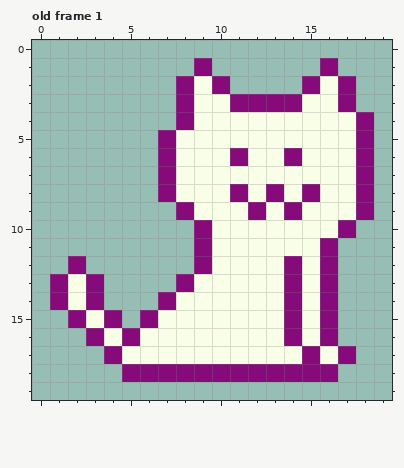
Pixel-art file: assets/aseprite/kitty.aseprite. This is how it looked before the edit.
20x20 pixels, 1 frame. Shown: old frame 1. The commit also changed other frames, which this record leaves out.
After the commit:
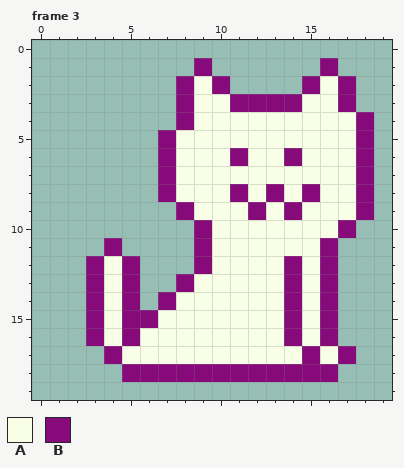
Palette (. is transparent): A #f9ffe7  B #870a7a
A new or re-ordered frame is compared with the old frame closest to it.
Diff:
frames 1 -> 7
Frame 3 is new; against old frame 1:
y 11: x 4 . -> B
y 12: x 2..5 B... -> .BAB
y 13..14: x 1..2 BA -> ..; x 4..5 .. -> AB
y 15: x 2..5 BAB. -> .BAB
Boxes around the changes in both pictures, in picture pixels (x1, y1, x2, y2):
changed: (50, 238, 140, 328)
